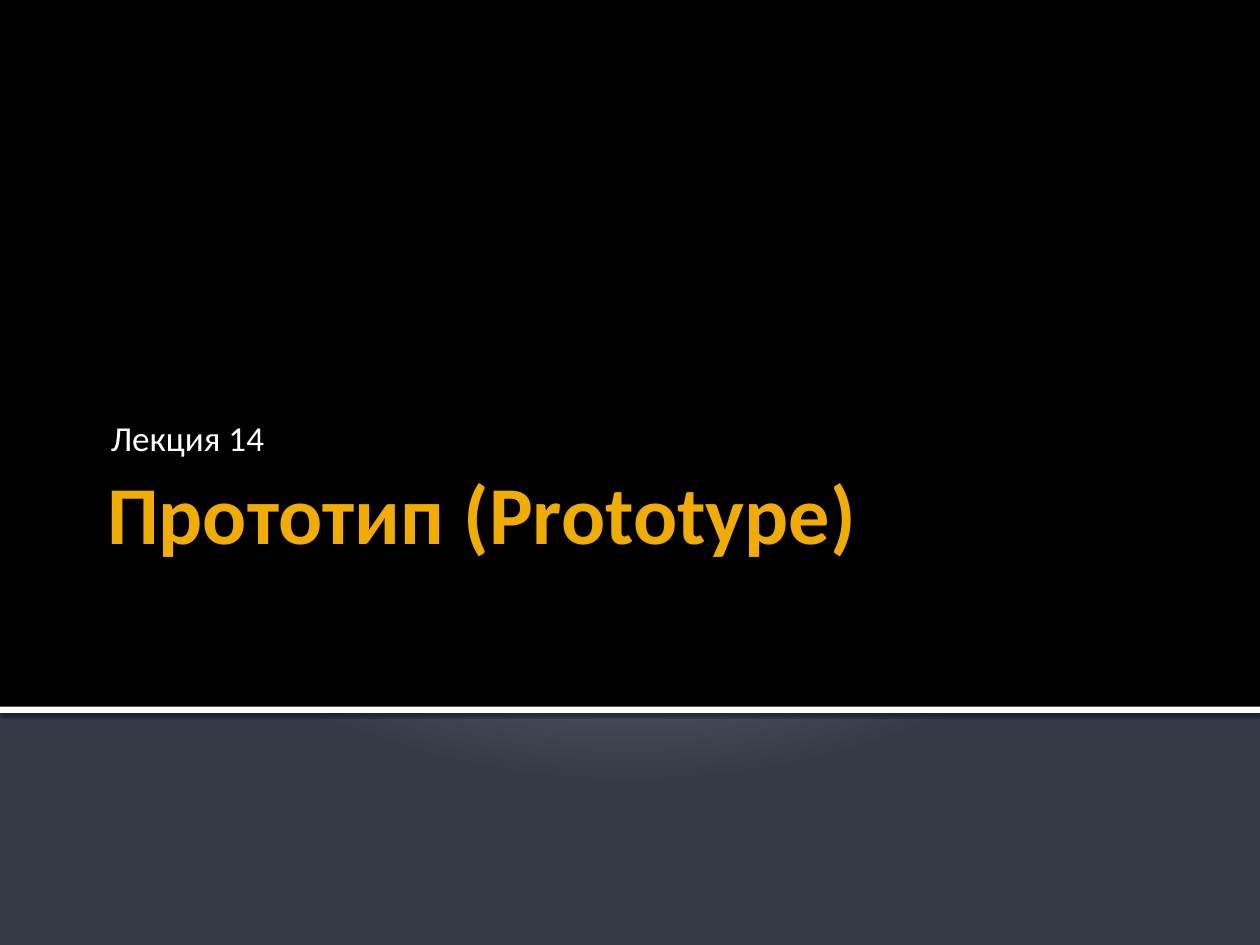
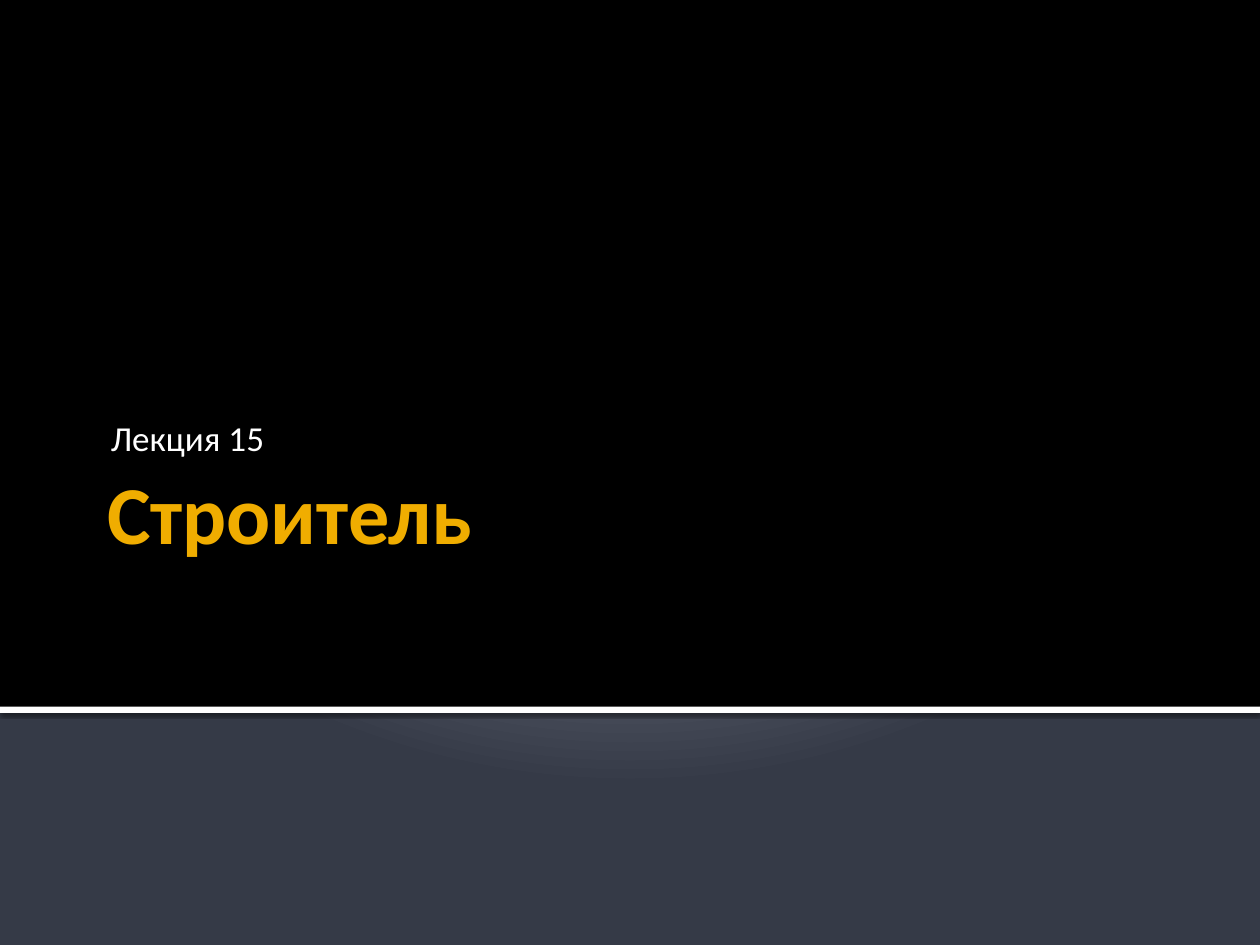
Before and after one commit to iv-sergius/ood, a slide deck: slide 1 of lectures/15.builder/builder.pptx. Drawn at 1260x945 pixels with LibreOffice and Linux fonts; fonts in the diff are those of the drawing. Boxes give left, top, right and bottom in pixels: in the first picture for what was removed or moved away, otherwise in the second. Text is boxed around its words. In the diff, an @@ line names an element or a change of style, - is before the commit and + after.

```diff
--- a/lectures/15.builder/builder.pptx
+++ b/lectures/15.builder/builder.pptx
@@ subtitle at (111,428,264,457): text changed @@
-Лекция 14
+Лекция 15
@@ title at (107,490,472,557): text changed @@
-Прототип (Prototype)
+Строитель
```
Also in this commit, not shown: 1 other slide changed.
